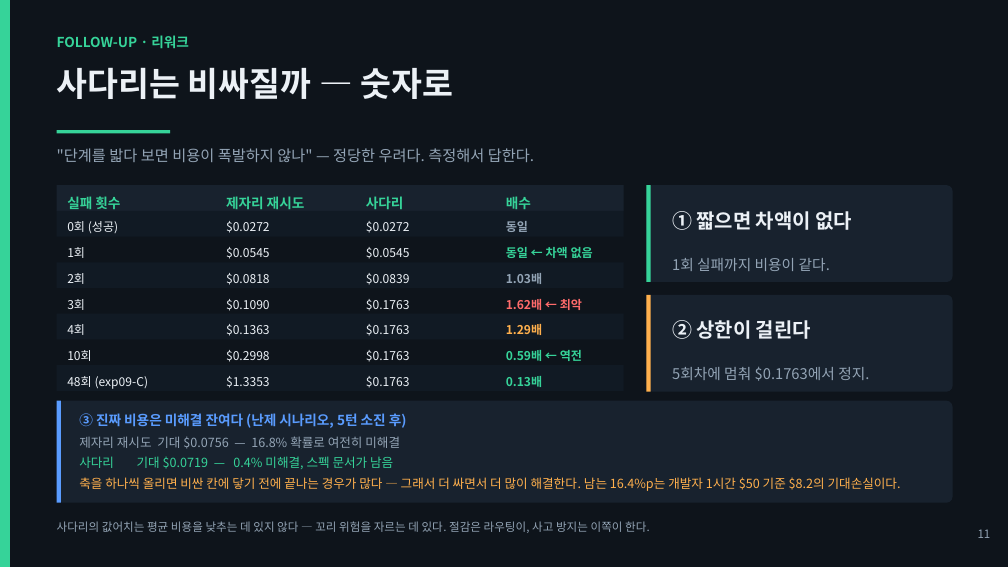
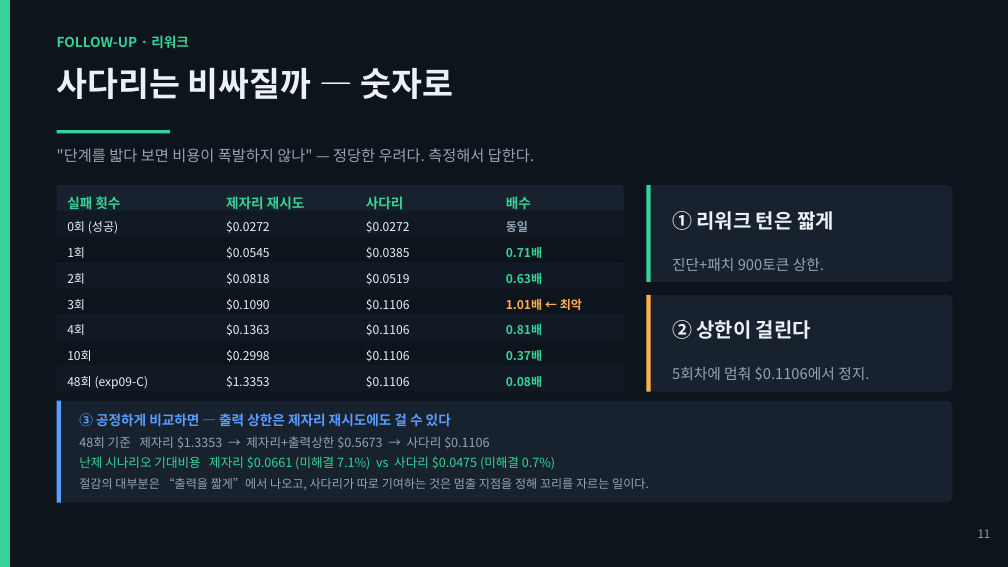
Before and after one commit to giyeop-cody/token-cost-lab, a slide deck: slide 11 of presentation/토큰_절약_발표_후속_에이전트셋팅.pptx. Drawn at 1008x567 pixels with LibreOffice and Linux fonts; fonts in the diff are those of the drawing. Boxes give left, top, right and bottom in pixels: in the first picture for what was removed or moved away, otherwise in the second. Text is boxed around its words. In the diff, an @@ line names an element or a change of style, - is before the commit and + after.

```diff
--- a/presentation/토큰_절약_발표_후속_에이전트셋팅.pptx
+++ b/presentation/토큰_절약_발표_후속_에이전트셋팅.pptx
@@ text at (672,211,834,230): text changed @@
-① 짧으면 차액이 없다
+① 리워크 턴은 짧게
@@ text at (366,247,410,259): text changed @@
-$0.0545
+$0.0385
@@ text at (506,247,542,258): text changed @@
-동일 ← 차액 없음
+0.71배
@@ text at (672,258,824,271): text changed @@
-1회 실패까지 비용이 같다.
+진단+패치 900토큰 상한.
@@ text at (366,273,410,285): text changed @@
-$0.0839
+$0.0519
@@ text at (366,299,410,311): text changed @@
-$0.1763
+$0.1106
@@ text at (506,299,582,310): text changed; text colour #FF6B6B to #FFB04D @@
-1.62배 ← 최악
+1.01배 ← 최악
@@ text at (506,273,542,284): text changed; text colour #93A4B5 to #36D399 @@
-1.03배
+0.63배
@@ text at (366,324,410,336): text changed @@
-$0.1763
+$0.1106
@@ text at (506,324,542,335): text changed; text colour #FFB04D to #36D399 @@
-1.29배
+0.81배
@@ text at (366,350,410,362): text changed @@
-$0.1763
+$0.1106
@@ text at (506,350,542,361): text changed @@
-0.59배 ← 역전
+0.37배
@@ text at (366,376,410,388): text changed @@
-$0.1763
+$0.1106
@@ text at (506,376,542,387): text changed @@
-0.13배
+0.08배
@@ text at (672,367,869,381): text changed @@
-5회차에 멈춰 $0.1763에서 정지.
+5회차에 멈춰 $0.1106에서 정지.
@@ text at (79,413,649,490): text changed; text colour #FFB04D to #93A4B5 @@
-③ 진짜 비용은 미해결 잔여다 (난제 시나리오, 5턴 소진 후)
-제자리 재시도 기대 $0.0756 — 16.8% 확률로 여전히 미해결
-사다리 기대 $0.0719 — 0.4% 미해결, 스펙 문서가 남음
-축을 하나씩 올리면 비싼 칸에 닿기 전에 끝나는 경우가 많다 — 그래서 더 싸면서 더 많이 해결한다. 남는 16.4%p는 개발자 1시간 $50 기준 $8.2의 기대손실이다.
+③ 공정하게 비교하면 — 출력 상한은 제자리 재시도에도 걸 수 있다
+48회 기준 제자리 $1.3353 → 제자리+출력상한 $0.5673 → 사다리 $0.1106
+난제 시나리오 기대비용 제자리 $0.0661 (미해결 7.1%) vs 사다리 $0.0475 (미해결 0.7%)
+절감의 대부분은 “출력을 짧게”에서 나오고, 사다리가 따로 기여하는 것은 멈출 지점을 정해 꼬리를 자르는 일이다.
@@ text removed at (57,521,650,533) @@
-사다리의 값어치는 평균 비용을 낮추는 데 있지 않다 — 꼬리 위험을 자르는 데 있다. 절감은 라우팅이, 사고 방지는 이쪽이 한다.
```
Also in this commit, not shown: 5 other files.
